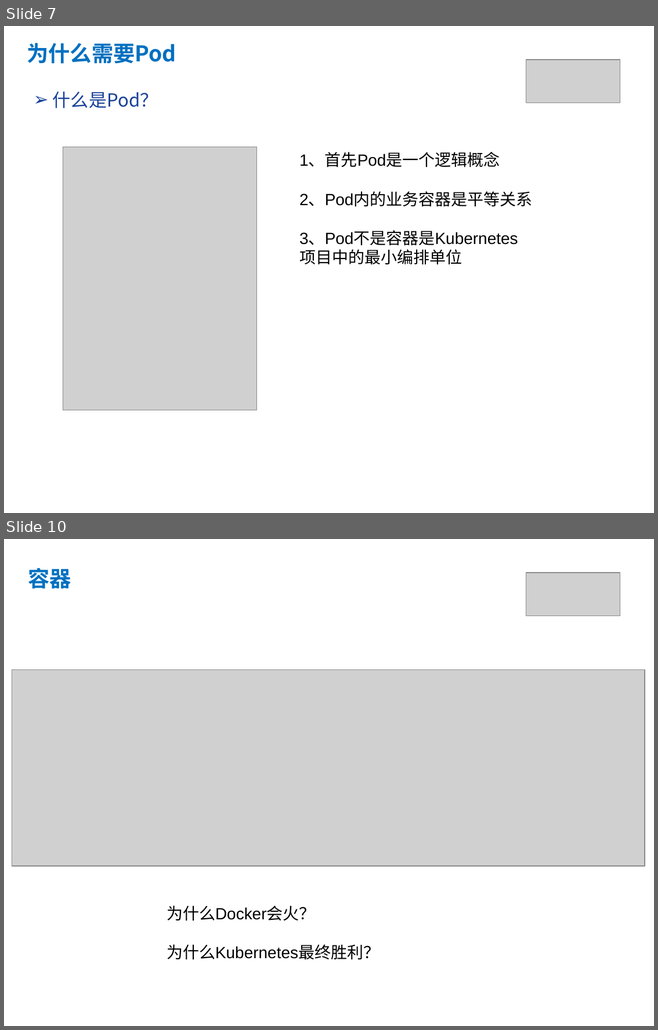
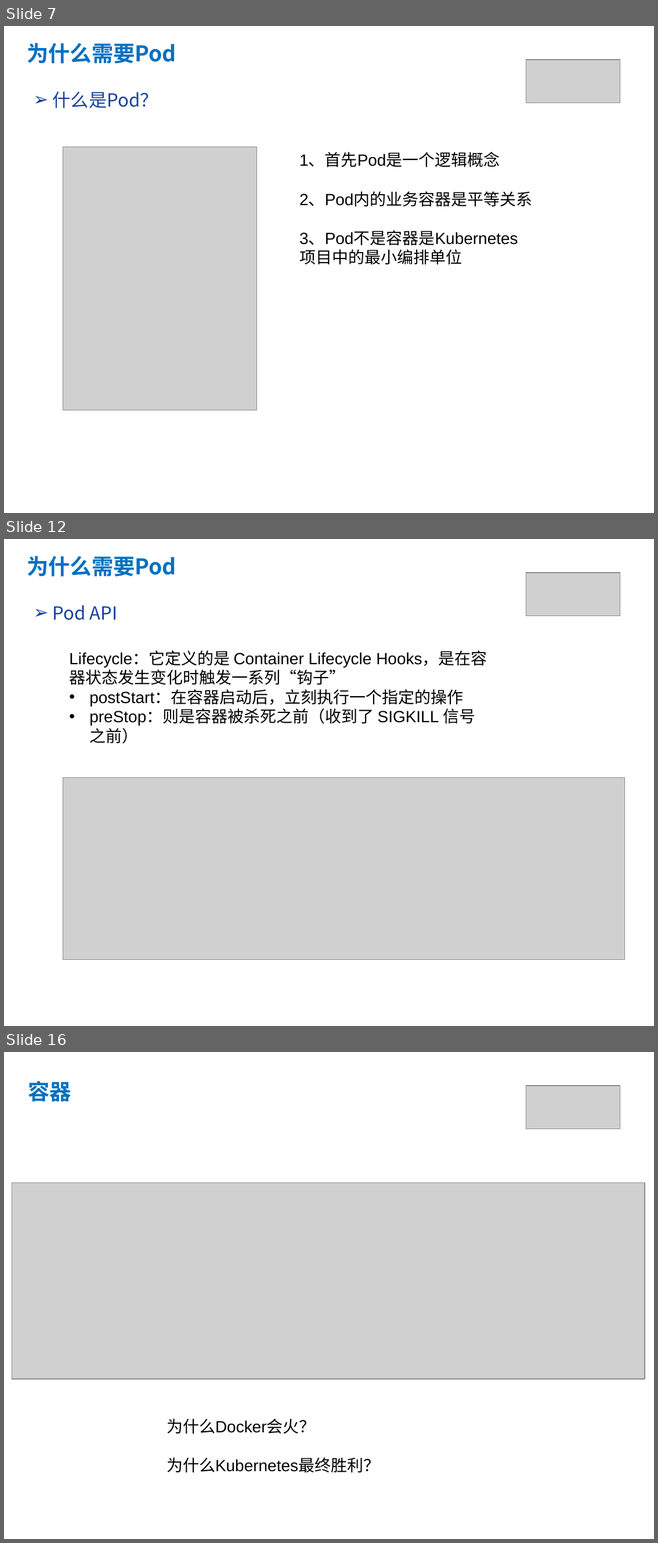
Before and after one commit to yubowen0525/k8s_from_basic_to_advanced, a slide deck: lession2/kubernetes第二课.pptx. Shown one above the other, each under a label of ours: slides 7 and 10 before the commit, slides 7, 12 and 16 after it; the slides between them are not shown. The pictures are 658x1030 and 658x1543 pixels, drawn with LibreOffice and Linux fonts; fonts in the diff are those of the drawing; grey boxes stand for pictures. Boxes give left, top, right and bottom in pixels: in the first picture for what was removed or moved away, otherwise in the second. Text is boxed around its words. In the diff, an @@ line names an element or a change of style, - is before the commit and + after.

```diff
--- a/lession2/kubernetes第二课.pptx
+++ b/lession2/kubernetes第二课.pptx
@@ slide 12 added at box(4, 539, 654, 1026), background #FFFFFF @@
@@ text added at box(27, 556, 176, 577), 24 pt, text #0070C0, bold @@
+为什么需要Pod
@@ picture added at box(525, 573, 619, 616) @@
@@ text added at box(53, 605, 118, 620), 20 pt, text #184199 @@
+➢ Pod API
@@ text added at box(69, 652, 487, 744), 18 pt, text #000000 @@
+Lifecycle：它定义的是 Container Lifecycle Hooks，是在容器状态发生变化时触发一系列“钩子”
+• postStart：在容器启动后，立刻执行一个指定的操作
+• preStop：则是容器被杀死之前（收到了 SIGKILL 信号之前）
@@ picture added at box(63, 777, 625, 960) @@
@@ what was slide 10 is now slide 16 @@
```
Also in this commit, not shown: 3 slides changed, 5 other slides added, 2 other files.
